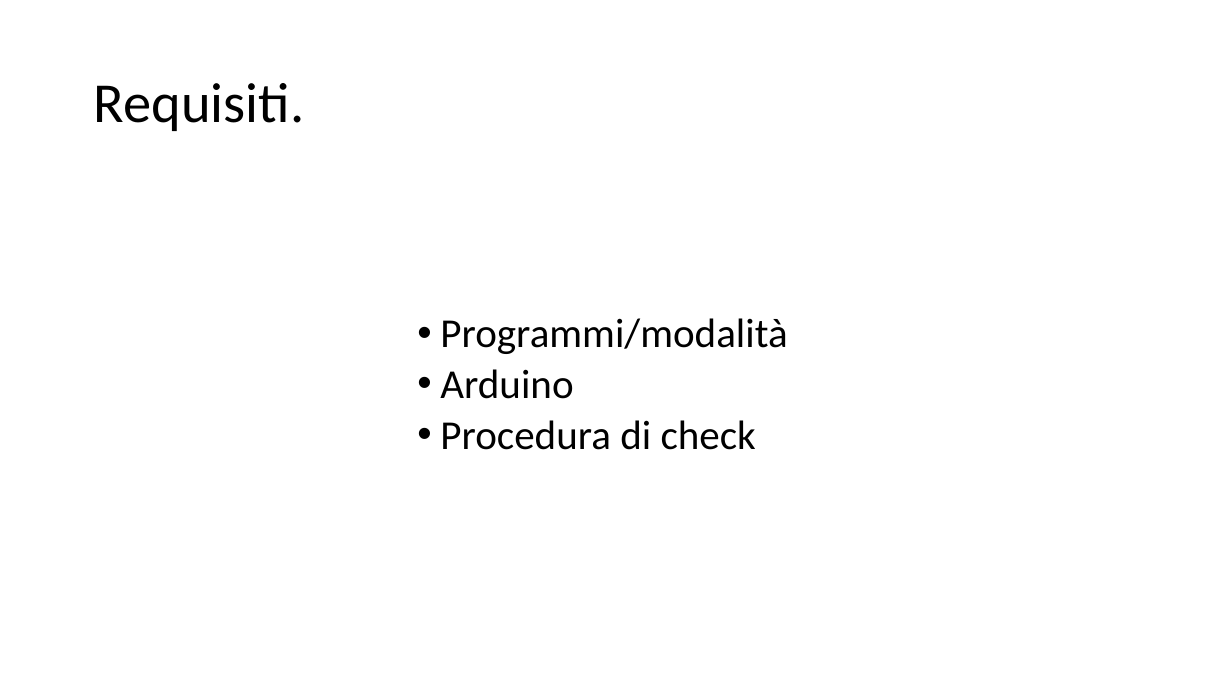
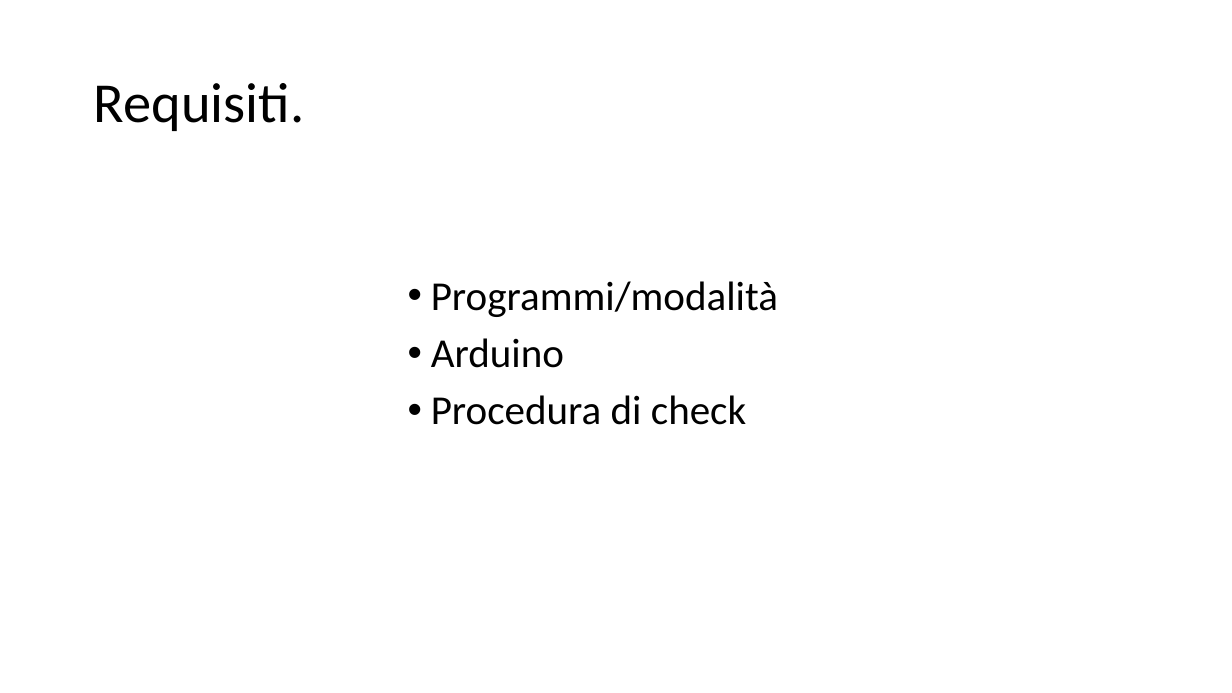
Before and after one commit to filippofinke/reaction-time-training, a slide deck: slide 5 of Presentations/Presentazione.pptx. Drawn at 1232x693 pixels with LibreOffice and Linux fonts; fonts in the diff are those of the drawing. Boxes give left, top, right and bottom in pixels: in the first picture for what was removed or moved away, otherwise in the second. Text is boxed around its words. In the diff, an @@ line names an element or a change of style, - is before the commit and + after.

```diff
--- a/Presentations/Presentazione.pptx
+++ b/Presentations/Presentazione.pptx
@@ text "Programmi/modalità": place and size @@
-text "Programmi/modalità" at [440, 318, 787, 450]
+text "Programmi/modalità" at [431, 281, 778, 425]
@@ text "Programmi/modalità" at [431, 281, 778, 425]: list level 8 to 1 in "Programmi/modalità"; list level 8 to 1 in "Arduino"; list level 8 to 1 in "Procedura di check" @@
```
Also in this commit, not shown: 6 other slides changed, 2 slides added, 3 other files.
